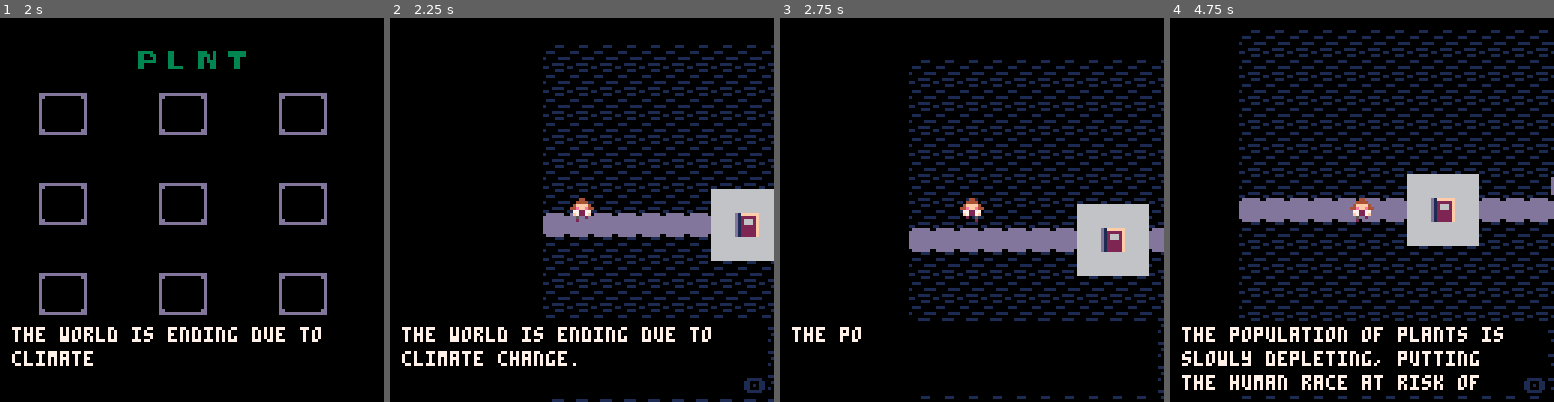
Above: before the commit, frames 1-4 (left to right).
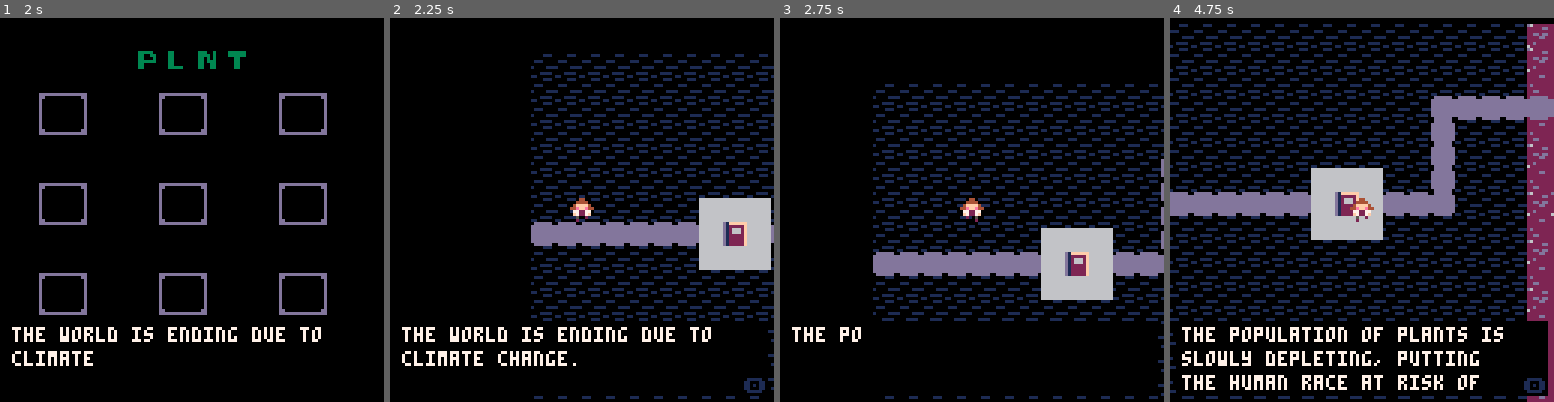
Above: after the commit, the same moments.

Repository: chelhuff/plnt
Game: PICO-8 cartridge plnt.p8
Same seed, same stepped clock (60 frames per second), same inputs: the game is played once before the commit and once after it.
Inputs:
- Up to frame 1 (2 s): tap X (X key) at 0.33, 1.07, 1.85 s; tap O (Z key) at 0.7, 1.7 s; hold Right from 1.6 s (still down)
- Up to frame 2 (2.25 s): release Right at 2.1 s; tap O (Z key) at 2.1 s; hold Up from 2.15 s (still down)
- Up to frame 3 (2.75 s): release Up at 2.42 s; hold Right from 2.47 s (still down); tap O (Z key) at 2.5 s
- Up to frame 4 (4.75 s): tap O (Z key) every 0.4 s from 2.9 to 4.5 s; tap X (X key) at 2.97, 4.08 s; release Right at 3.03 s; hold Left 3.08-3.58 s; hold Down 3.63-3.97 s; hold Right 4.02-4.68 s; hold Up from 4.73 s (still down)

Frame 1 is identical in both runs. In frame 2, 21% of the frame differs, in the area x 36-100%, y 7-100%; in frame 3, 28%; in frame 4, 37%, in the area x 0-100%, y 1-100%.

Commit message:
rearranged map regions

Diff:
--- a/plnt.p8
+++ b/plnt.p8
@@ -162,7 +162,7 @@
 
 --used for character animation
 player.sprite = 0
-player.speed = 1
+player.speed = 2
 player.moving = false
 
 -------------------------------------------
@@ -204,16 +204,6 @@
 ghost.y = 170
 ghost.direction = 1
 ghost.sprite = 23
-
--------------------------------------------
---cactus object
--------------------------------------------
-cactus = {}
-
-cactus.x = 128
-cactus.y = 170
-cactus.sprite = 70
-cactus.inventory_sprite = 255
 
 -------------------------------------------
 --menu
@@ -311,7 +301,6 @@
     spr(17, 18, 20)
     spr(18, 24, 20)
     spr(32, 10, 27)
-    spr(cactus.inventory_sprite, 18, 27)
     spr(34, 26, 27)
     spr(48, 10, 34)
     spr(49, 18, 34)
@@ -400,6 +389,36 @@
 end
 
 -------------------------------------------
+--flower sprites
+-------------------------------------------
+function draw_flowers()
+
+    -- sakura
+    spr(39, 26, 4)
+
+    --poison ivy
+    spr(40, 19, 8)
+
+    --coral
+    spr(42, 26, 24)
+
+    --seaweed
+    spr(43, 18, 17)
+
+    --daisy
+    spr(68, 4, 19)
+
+    --cactus
+    spr(70, 4, 19)
+
+    --pink
+    spr(69, 8, 24)
+
+    cls()
+end
+
+
+-------------------------------------------
 --game functions
 -------------------------------------------
 function show_game()
@@ -441,8 +460,7 @@
     end
 
     move_enemies()
-    --draw_flowers()
-    render_plants()
+    draw_flowers()
 end
 
 --camera panning
@@ -453,7 +471,6 @@
     spr(spider.sprite, spider.x, spider.y)
     spr(crab.sprite, crab.x, crab.y)
     spr(player.sprite, player.x, player.y)
-    spr(cactus.sprite, cactus.x, cactus.y)
     camera()
 end
 
@@ -470,16 +487,6 @@
 end
 
 -------------------------------------------
---plant rendering
--------------------------------------------
-function render_plants()
-    if (player.x == cactus.x) and (player.y == cactus.y) then
-        cactus.sprite = 255
-        cactus.inventory_sprite = 70
-    end
-end
-
--------------------------------------------
 --enemy animation
 -------------------------------------------
 function move_enemies()
@@ -609,85 +616,50 @@
 
 
 
-…(35 lines of a section not shown)…
 __gff__
 0000000000000000000000000000000000000000000000020000020000000000000000000000000101000101000000000000000000000000000000000000000000000000010101000000000000000000000000000000000000000000000000000000000000000000000000000000000000000000000000000000000000000000
 0000000000000000000000000000000000000000000000000000000000000000000000000000000000000000000000000000000000000000000000000000000000000000000000000000000000000000000000000000000000000000000000000000000000000000000000000000000000000000000000000000000000000000
 __map__
-0404040404040404040404040404040407080807080708070807080708070708000000161616130000000000000000000000000000000000000000000000000000000000000000000000000000000000000000000000000000000000000000000000000000000000000000000000000000000000000000000000000000000000
-0404040404040404040404040404040407080708070808080708080708070808000000161616000000000000000000000000000000000000000000000000000000000000000000000000000000000000000000000000000000000000000000000000000000000000000000000000000000000000000000000000000000000000
-0404040404040404040404040404040408080807080807080808070808080807000000161610111210111210111200000000000000000000000000000000000000000000000000000000000000000000000000000000000000000000000000000000000000000000000000000000000000000000000000000000000000000000
-0404040404040404040404040404040407080708080708070808070807070807000000000020162220002220002200000000000000000000000000000000000000000000000000000000000000000000000000000000000000000000000000000000000000000000000000000000000000000000000000000000000000000000
-0404040404040404040404040404040408080808080808080708070707080808000000000030313230313230313200000000000000000000000000000000000000000000000000000000000000000000000000000000000000000000000000000000000000000000000000000000000000000000000000000000000000000000
-0404040404040404040404040404040407080807080708080807080808080707000000000010111210111210111200000000000000000000000000000000000000000000000000000000000000000000000000000000000000000000000000000000000000000000000000000000000000000000000000000000000000000000
-040404040404041414140404040f0f0f1f1f1f1f1f1f1f080808080708070808000000000020002220002220002200000000000000000000000000000000000000000000000000000000000000000000000000000000000000000000000000000000000000000000000000000000000000000000000000000000000000000000
-0f0f0f0f0f0f0f1415140f0f0f0f04040707080808081f080807080808070708000000000030313230313230313200000000000000000000000000000000000000000000000000000000000000000000000000000000000000000000000000000000000000000000000000000000000000000000000000000000000000000000
-040404040404041414140404040404040808070808071f080707080707080707000000000010111210111210111200000000000000000000000000000000000000000000000000000000000000000000000000000000000000000000000000000000000000000000000000000000000000000000000000000000000000000000
-040404040404040404040404040404040708080808081f1f1f1f1f0808080807000000000020002220002220002200000000000000000000000000000000000000000000000000000000000000000000000000000000000000000000000000000000000000000000000000000000000000000000000000000000000000000000
-04040404040404040404040404040404070808080808080808081f0708070708000000000030313230313230313200000000000000000000000000000000000000000000000000000000000000000000000000000000000000000000000000000000000000000000000000000000000000000000000000000000000000000000
-04040404040404040404040404040404070808080808080807081f0708070808090000000000000000000000000000000000000000000000000000000000000000000000000000000000000000000000000000000000000000000000000000000000000000000000000000000000000000000000000000000000000000000000
-04040404040404040404040404040404080808070808070808081f0808080807090000000000000000000000000000000000000000000000000000000000000000000000000000000000000000000000000000000000000000000000000000000000000000000000000000000000000000000000000000000000000000000000
-04040404040404040404040404040404070807080807080708081f0807070807000000000000000000000000000000000000000000000000000000000000000000000000000000000000000000000000000000000000000000000000000000000000000000000000000000000000000000000000000000000000000000000000
-04040404040404040404040404040404080808070808070808081f0808080807000000000000000000000000000000000000000000000000000000000000000000000000000000000000000000000000000000000000000000000000000000000000000000000000000000000000000000000000000000000000000000000000
-04040404040404040404040404040404070807080807080708081f0807070807000000000000000000000000000000000000000000000000000000000000000000000000000000000000000000000000000000000000000000000000000000000000000000000000000000000000000000000000000000000000000000000000
-504040414041405050504050504050500a0a0a0a0a0a0a0a0a0a2f0a0b3b3b3b000000000000000000000000000000000000000000000000000000000000000000000000000000000000000000000000000000000000000000000000000000000000000000000000000000000000000000000000000000000000000000000000
-504040505060404150604050504050600a0a1b1b1b1b0a0a1b1b2f0a0b3b3b3b000000000000000000000000000000000000000000000000000000000000000000000000000000000000000000000000000000000000000000000000000000000000000000000000000000000000000000000000000000000000000000000000
-405140504050504041405040506141510a1b1b1b1b1b0a1b0a0a2f0a0b3b3b3b000000000000000000000000000000000000000000000000000000000000000000000000000000000000000000000000000000000000000000000000000000000000000000000000000000000000000000000000000000000000000000000000
-614140414140707070707070705040401b1b1b1b1b1b1b2f2f2f2f0a0b3b3b3b000000000000000000000000000000000000000000000000000000000000000000000000000000000000000000000000000000000000000000000000000000000000000000000000000000000000000000000000000000000000000000000000
-414050505050704150514041705051501b0a1b1b1b0a0a2f0a0a0a1b0b3b3b3b000000000000000000000000000000000000000000000000000000000000000000000000000000000000000000000000000000000000000000000000000000000000000000000000000000000000000000000000000000000000000000000000
-405040707070704040715040704041401b1b0a1b1b0a0a2f1b1b1b1b0b3b3b3b000000000000000000000000000000000000000000000000000000000000000000000000000000000000000000000000000000000000000000000000000000000000000000000000000000000000000000000000000000000000000000000000
-406151704051404051415061707070702f2f2f2f2f0a0a2f0a0a0a0a0b3b3b3b000000000000000000000000000000000000000000000000000000000000000000000000000000000000000000000000000000000000000000000000000000000000000000000000000000000000000000000000000000000000000000000000
-504040704041405050504050504050500a0a0a0a2f0a0a2f0a1b0a0a0b3b3b3b000000000000000000000000000000000000000000000000000000000000000000000000000000000000000000000000000000000000000000000000000000000000000000000000000000000000000000000000000000000000000000000000
-504040705060404150604050504050600a0a0a0a2f2f2f2f1b1b0a0a0b3b3b3b000000000000000000000000000000000000000000000000000000000000000000000000000000000000000000000000000000000000000000000000000000000000000000000000000000000000000000000000000000000000000000000000
-405140704050504041405040506141510a1b1b1b1b1b0a1b0a0a0a0a0b3b3b3b000000000000000000000000000000000000000000000000000000000000000000000000000000000000000000000000000000000000000000000000000000000000000000000000000000000000000000000000000000000000000000000000
-614140705040405050505050505040401b1b1b1b1b1b1b0a0a0a0a0a0b3b3b3b000000000000000000000000000000000000000000000000000000000000000000000000000000000000000000000000000000000000000000000000000000000000000000000000000000000000000000000000000000000000000000000000
-414050707150414140514041505150401b0a0a1b1b1b0a0a0a0a0a1b0b3b3b3b000000000000000000000000000000000000000000000000000000000000000000000000000000000000000000000000000000000000000000000000000000000000000000000000000000000000000000000000000000000000000000000000
-405040707070707070707070704041401b1b0a1b1b1b0a0a0a0a0a1b0b3b3b3b000000000000000000000000000000000000000000000000000000000000000000000000000000000000000000000000000000000000000000000000000000000000000000000000000000000000000000000000000000000000000000000000
-406151504051404051415061704150510a0a0a0a0a0a0a0a0a0a0a0a0b3b3b3b000000000000000000000000000000000000000000000000000000000000000000000000000000000000000000000000000000000000000000000000000000000000000000000000000000000000000000000000000000000000000000000000
-504140414050715050405060704141410a0a0a0a0a0a1b0a0a1b1b0a0b3b3b3b000000000000000000000000000000000000000000000000000000000000000000000000000000000000000000000000000000000000000000000000000000000000000000000000000000000000000000000000000000000000000000000000
-504050505140505040715040704140510a1b0a0a0a0a1b1b1b1b0a0a0b3b3b3b000000000000000000000000000000000000000000000000000000000000000000000000000000000000000000000000000000000000000000000000000000000000000000000000000000000000000000000000000000000000000000000000
-…(11 lines of a section not shown)…
+04040404040404040404040404040404070808070807080708070807080707080a0a0a0a0a0a0a0a0a0a0a0a0b3b3b3b0000000000000000000000000000000000000000000000000000000000000000000000000000000000000000000000000000000000000000000000000000000000000000000000000000000000000000
+04040404040404040404040404040404070807080708080807080807080708080a0a1b1b1b1b0a0a1b1b0a0a0b3b3b3b0000000000000000000000000000000000000000000000000000000000000000000000000000000000000000000000000000000000000000000000000000000000000000000000000000000000000000
+04040404040404040404040404040404080808070808070808080708080808070a1b1b2f2f2f2f2f2f0a0a0a0b3b3b3b0000000000000000000000000000000000000000000000000000000000000000000000000000000000000000000000000000000000000000000000000000000000000000000000000000000000000000
+0404040404040404040404040f0f0f0f1f1f1f1f1f07080708080708070708071b1b1b2f1b1b1b0a2f0a0a0a0b3b3b3b0000000000000000000000000000000000000000000000000000000000000000000000000000000000000000000000000000000000000000000000000000000000000000000000000000000000000000
+0404040404040404040404040f040404080808081f08080807080707070808081b0a1b2f1b0a0a0a2f0a0a1b0b3b3b3b0000000000000000000000000000000000000000000000000000000000000000000000000000000000000000000000000000000000000000000000000000000000000000000000000000000000000000
+0404040404040404040404040f040404070808071f07080808070808080807071b1b0a2f1b0a1b0a2f1b1b1b0b3b3b3b0000000000000000000000000000000000000000000000000000000000000000000000000000000000000000000000000000000000000000000000000000000000000000000000000000000000000000
+0404040404040414141404040f040404080808081f0807080808081f1f1f1f1f2f2f2f2f1b0a0a1b2f0a0a0a0b3b3b3b0000000000000000000000000000000000000000000000000000000000000000000000000000000000000000000000000000000000000000000000000000000000000000000000000000000000000000
+0f0f0f0f0f0f0f1415140f0f0f040404070708081f080708081f1f1f080707080a0a1b0a1b0a0a0a2f1b0a0a0b3b3b3b0000000000000000000000000000000000000000000000000000000000000000000000000000000000000000000000000000000000000000000000000000000000000000000000000000000000000000
+04040404040404141414040404040404080807081f070808071f0807070807080a0a0a0a1b1b0a1b2f0a0a0a0b3b3b3b0000000000000000000000000000000000000000000000000000000000000000000000000000000000000000000000000000000000000000000000000000000000000000000000000000000000000000
+04040404040404040404040404040404070808081f080707081f0808080808070a1b1b1b1b0a0a1b2f0a1b0a0b3b3b3b0000000000000000000000000000000000000000000000000000000000000000000000000000000000000000000000000000000000000000000000000000000000000000000000000000000000000000
+04040404040404040404040404040404080808081f1f1f1f1f1f0708080707081b0a1b1b0a0a1b0a2f0a0a0a0b3b3b3b0000000000000000000000000000000000000000000000000000000000000000000000000000000000000000000000000000000000000000000000000000000000000000000000000000000000000000
+04040404040404040404040404040404070808080808080807080707080708081b0a0a1b1b1b0a0a2f0a0a1b0b3b3b3b0000000000000000000000000000000000000000000000000000000000000000000000000000000000000000000000000000000000000000000000000000000000000000000000000000000000000000
+04040404040404040404040404040404080808070808070808080808080808071b1b0a1b1b1b0a0a2f0a0a1b0b3b3b3b0000000000000000000000000000000000000000000000000000000000000000000000000000000000000000000000000000000000000000000000000000000000000000000000000000000000000000
+04040404040404040404040404040404070807080807080708080808070708080a0a0a0a0a0a0a0a2f0a0a0a0b3b3b3b0000000000000000000000000000000000000000000000000000000000000000000000000000000000000000000000000000000000000000000000000000000000000000000000000000000000000000
+04040404040404040404040404040404080808070808070808080808080808070a0a0a0a0a0a1b0a2f1b1b0a0b3b3b3b0000000000000000000000000000000000000000000000000000000000000000000000000000000000000000000000000000000000000000000000000000000000000000000000000000000000000000
+04040404040404040404040404040404070807080807080708080708070708070a1b0a0a0a0a1b1b2f1b0a0a0b3b3b3b0000000000000000000000000000000000000000000000000000000000000000000000000000000000000000000000000000000000000000000000000000000000000000000000000000000000000000
+1d1d1d1d1d1d1d1d1d1d1d1d1d1d1d1d43434343434343434343435343434343504040414041405070504050504050500000000000000000000000000000000000000000000000000000000000000000000000000000000000000000000000000000000000000000000000000000000000000000000000000000000000000000
+1d1d1d1d1d1d1d1d1d1d1d1d1d1d1d1d43524353434343434343434343434343504040505060404170604050504050600000000000000000000000000000000000000000000000000000000000000000000000000000000000000000000000000000000000000000000000000000000000000000000000000000000000000000
+1d1d1d1d1d1d1d1d1d1d1d1d1d1d1d1d43434343434353524353434343435243405140504050504070405040506141510000000000000000000000000000000000000000000000000000000000000000000000000000000000000000000000000000000000000000000000000000000000000000000000000000000000000000
+1d1d1d1d1d1d1d1d1d1d1d1d1d1d1d1d43435353524343535353434343434343614140414140515070717171715040400000000000000000000000000000000000000000000000000000000000000000000000000000000000000000000000000000000000000000000000000000000000000000000000000000000000000000
+1d1d1d1d1d1d1d1d1d1d1d1d1d1d1d1d43434343534343434343434343434343414050505050714170514041615051500000000000000000000000000000000000000000000000000000000000000000000000000000000000000000000000000000000000000000000000000000000000000000000000000000000000000000
+1d1d1d1d1d1d1d1d1d1d1d3e3e3e3e3e42424242424242424343534343434343405040506161504070715040616141400000000000000000000000000000000000000000000000000000000000000000000000000000000000000000000000000000000000000000000000000000000000000000000000000000000000000000
+1d1d1d1d1d1d1d1d1d1d1d3e1d1d1d1d43434343534343424343535343525343406151616151404070415061516150510000000000000000000000000000000000000000000000000000000000000000000000000000000000000000000000000000000000000000000000000000000000000000000000000000000000000000
+2e2e2e0e1d1d1d1d1d1d1d3e1d1d1d1d43434353434352425343434343534343504040504041405070707070707050500000000000000000000000000000000000000000000000000000000000000000000000000000000000000000000000000000000000000000000000000000000000000000000000000000000000000000
+0c0c0c2d1d1d1d1d1d1d1d3e1d1d1d1d43435353434352424343435343434343504040515060404150604050507050600000000000000000000000000000000000000000000000000000000000000000000000000000000000000000000000000000000000000000000000000000000000000000000000000000000000000000
+0c490c2d1d1d1d1d1d1d1d3e1d1d1d1d43434353434343424353434343534352405140714050504041405040507041510000000000000000000000000000000000000000000000000000000000000000000000000000000000000000000000000000000000000000000000000000000000000000000000000000000000000000
+0c590c2d3e3e3e3e3e3e3e3e1d1d1d1d53434343434343424242424242424242707070707040405050505050507040400000000000000000000000000000000000000000000000000000000000000000000000000000000000000000000000000000000000000000000000000000000000000000000000000000000000000000
+0c690c2d1d1d1d1d1d1d1d1d1d1d1d1d43435343435353434343434353434343414050717050414140514041507050400000000000000000000000000000000000000000000000000000000000000000000000000000000000000000000000000000000000000000000000000000000000000000000000000000000000000000
+0c0c0c2d1d1d1d1d1d1d1d1d1d1d1d1d43434343534353434352524352535343405040507071715150715151407041400000000000000000000000000000000000000000000000000000000000000000000000000000000000000000000000000000000000000000000000000000000000000000000000000000000000000000
+1e1e1e3d1d1d1d1d1d1d1d1d1d1d1d1d43434353434343434353434343434343406151507070707070707070707050510000000000000000000000000000000000000000000000000000000000000000000000000000000000000000000000000000000000000000000000000000000000000000000000000000000000000000
+1d1d1d1d1d1d1d1d1d1d1d1d1d1d1d1d43534353525343435343434352434343504140414050715050404141404141410000000000000000000000000000000000000000000000000000000000000000000000000000000000000000000000000000000000000000000000000000000000000000000000000000000000000000
+1d1d1d1d1d1d1d1d1d1d1d1d1d1d1d1d43434343535353434343434343434343504050505140505040715040404140510000000000000000000000000000000000000000000000000000000000000000000000000000000000000000000000000000000000000000000000000000000000000000000000000000000000000000
+…(11 lines of a section not shown)…
Not shown, changed: 59 lines of the sprite sheet (__gfx__) section of plnt.p8
